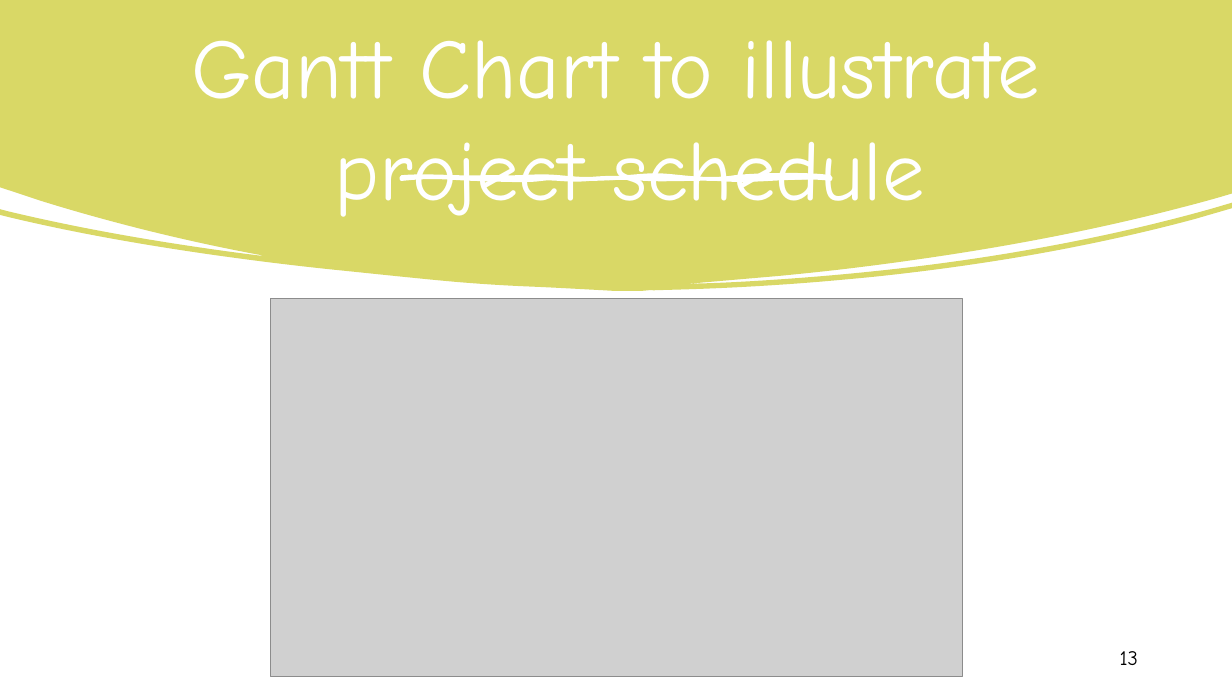
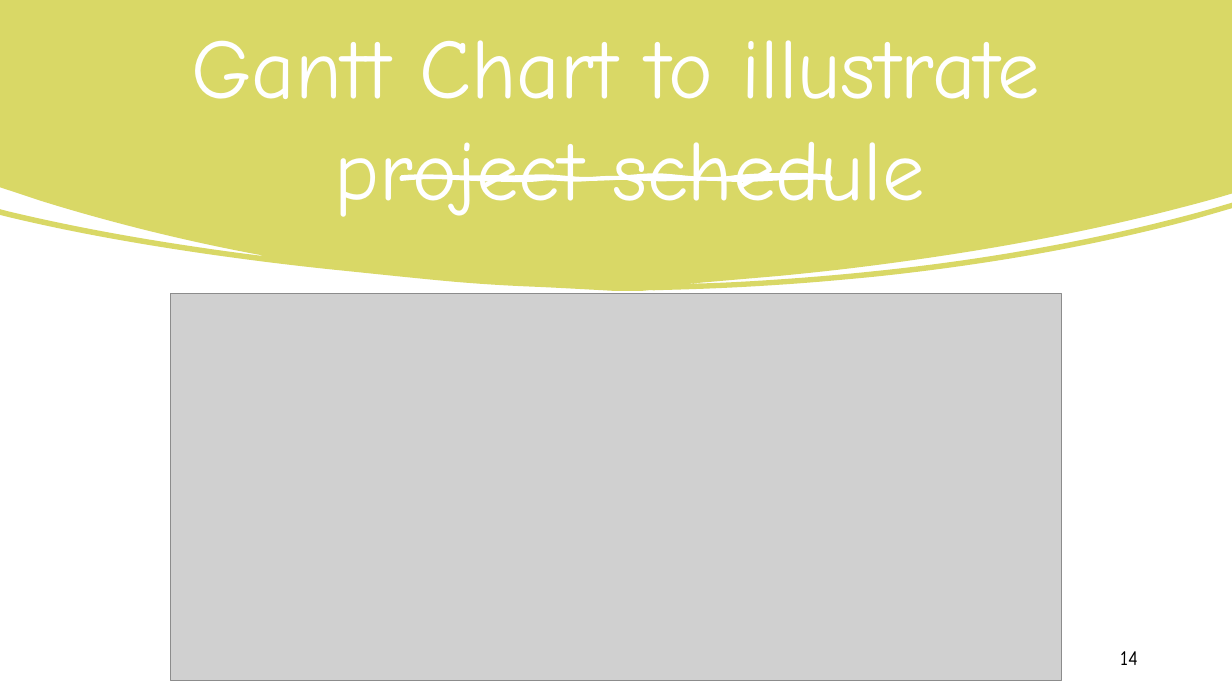
Before and after one commit to lmullettcs2043/cs2043Proj1, a slide deck: slide 14 of CS2043Proj1.pptx (slide 13 before the commit). Drawn at 1232x693 pixels with LibreOffice and Linux fonts; fonts in the diff are those of the drawing; grey boxes stand for pictures. Boxes give left, top, right and bottom in pixels: in the first picture for what was removed or moved away, otherwise in the second. Text is boxed around its words. In the diff, an @@ line names an element or a change of style, - is before the commit and + after.

```diff
--- a/CS2043Proj1.pptx
+++ b/CS2043Proj1.pptx
@@ picture: place and size @@
-picture at [270,299,962,676]
+picture at [170,294,1062,680]
@@ page number at [1120,651,1138,665]: text changed @@
-13
+14
```
Also in this commit, not shown: 4 other slides changed, 1 slide added.
